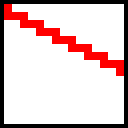
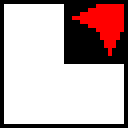
Layer changes from the first 128 x 128 image to the second:
added group "To be Moved Data" with 5 layers above "Bad Data" over (x1=4, y1=4, x2=124, y2=76)
added layer "Border black #6" in group "To be Moved Data" over (x1=4, y1=4, x2=124, y2=76)
added layer "Layer" in group "To be Moved Data" over (x1=72, y1=4, x2=124, y2=56)
added layer "zag #1" in group "To be Moved Data" over (x1=64, y1=4, x2=124, y2=64)
added layer "Background #8" in group "To be Moved Data" over (x1=4, y1=4, x2=124, y2=76)
hid group "Bad Data" (5 layers) over (x1=4, y1=4, x2=124, y2=76)
